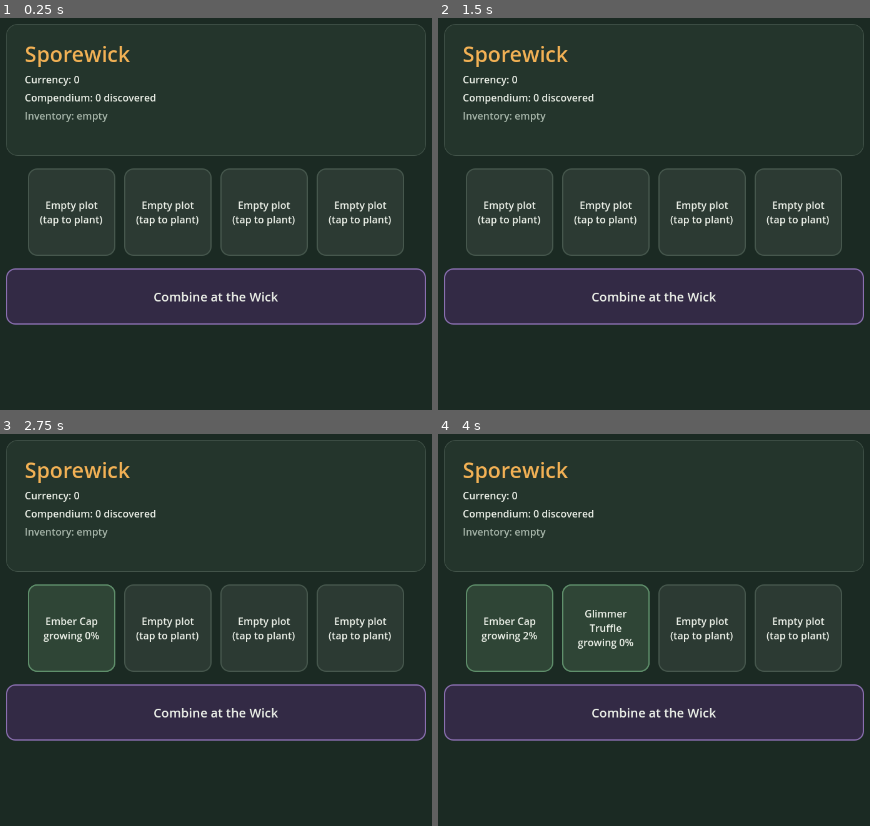
Above: before the commit, frames 1-4 (two rows, left to right).
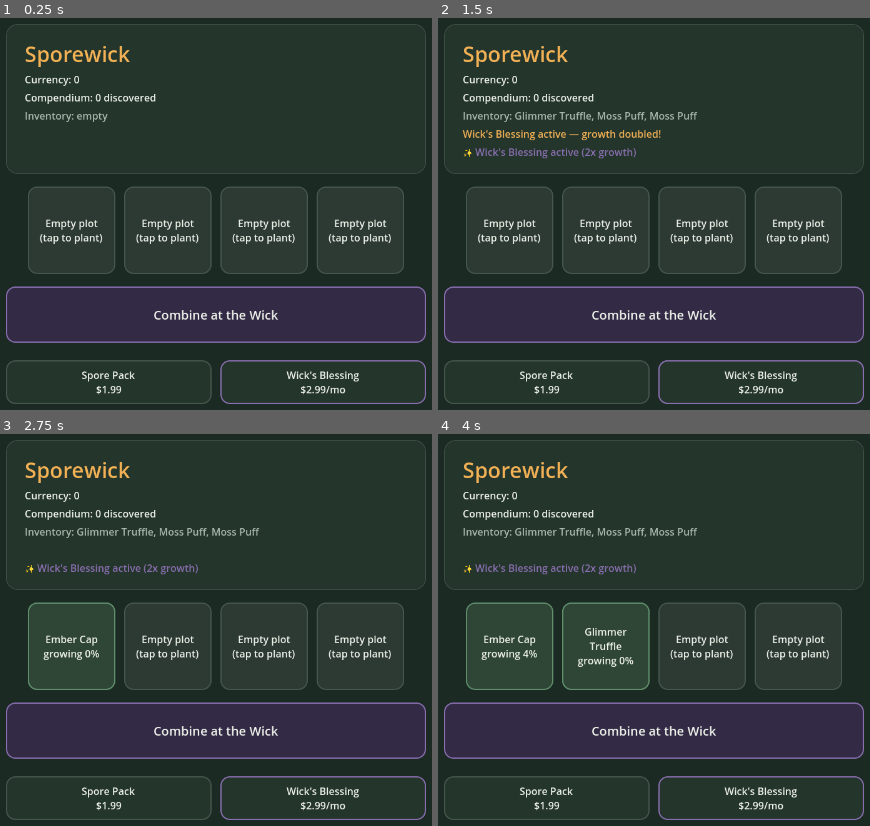
Above: after the commit, the same moments.

Repository: acophisoph/Game-Factory
Game: Godot game, scene res://scenes/Main.tscn
Same seed, same stepped clock (60 frames per second), same inputs: the game is played once before the commit and once after it.
Inputs (mouse positions are in pixels of both pictures, inside the frame that each line leads up to):
- Up to frame 1 (0.25 s): no input
- Up to frame 2 (1.5 s): click (546, 382) at 0.5 s, where only the run after the commit has a clickable "Spore Pack $1.99"; click (762, 382) at 1.25 s, where only the run after the commit has a clickable "Wick's Blessing $2.99/mo"
- Up to frame 3 (2.75 s): click "Empty plot (tap to plant)" at 2 s
- Up to frame 4 (4 s): click "Ember Cap growing 0%" at 2.75 s; click "Empty plot (tap to plant)" at 3.5 s

The runs differ from the first frame. In frame 1, 15% of the frame differs, in the area x 1-99%, y 33-99%; in frame 2, 16%; in frame 3, 17%; in frame 4, 18%, in the area x 1-99%, y 23-99%.

Commit message:
Run #4: perf sanity check + RevenueCat purchase-manager scaffolding
Merged PR #2's still-unmerged branch (gxyo11, which already contained
PR #1) into this run's branch first, per STATE.md's note, so this run
continues from the actual latest progress instead of redoing it.

- Perf: headless autopilot now samples Performance.TIME_PROCESS after
  the full loop and asserts it's sane (~92ms/frame under this
  container's software-rendered llvmpipe — explicitly caveated in
  STATE.md as not representative of a real device).
- RevenueCat: added purchase_manager.gd, an autoload wrapping the
  documented public API of the MIT-licensed godot-x/revenuecat plugin
  (logged in ASSET_LOG.md) behind a stub, since that plugin's native
  binaries only run on iOS/Android exports and can't be loaded in this
  Linux sandbox. Wired into two real gameplay effects matching the
  game's original monetization pitch: a one-off Spore Pack (+3
  inventory spores) and a Wick's Blessing subscription (halves plot
  growth time while active). Logged both names in NAME_CHECK.md.
- Extended the headless autopilot to buy both products through the
  real purchase_package() code path and assert their real gameplay
  effects — 35/35 assertions pass, two new screenshots confirm the
  shop UI and blessing indicator render correctly.
- STATE.md spells out exactly what's real vs. what still needs a
  human (RevenueCat project/API keys, store product IDs, on-device
  purchase testing) — not marking the RevenueCat checklist item fully
  done.
- Today's social snippets in SOCIAL_SNIPPETS/2026-09-17.md.

Co-Authored-By: Claude Sonnet 5 <noreply@anthropic.com>
Claude-Session: https://claude.ai/code/session_01CxGKmHNCL6yfYzAPvXJ3Lt

Diff:
--- a/game/sporewick/project.godot
+++ b/game/sporewick/project.godot
@@ -11,6 +11,10 @@
 config/features=PackedStringArray("4.3", "Mobile")
 config/icon="res://icon.svg"
 
+[autoload]
+
+Purchases="*res://scripts/purchase_manager.gd"
+
 [display]
 
 window/size/viewport_width=720
--- a/game/sporewick/scripts/main.gd
+++ b/game/sporewick/scripts/main.gd
@@ -58,7 +58,10 @@
 var _compendium_label: Label
 var _inventory_label: Label
 var _status_label: Label
+var _blessing_label: Label
 var _wick_button: Button
+var _spore_pack_button: Button
+var _blessing_button: Button
 
 var autopilot_ok := true
 
@@ -88,6 +91,14 @@
 	if not is_verify:
 		_load_game()
 
+	Purchases.purchase_result.connect(_on_purchase_result)
+	Purchases.customer_info_changed.connect(_on_customer_info_changed)
+	# Real API keys are a human-managed secret, not something this repo can
+	# generate or verify — see STATE.md "RevenueCat setup still needed".
+	# Empty string is a safe no-op in stub mode (the only mode this sandbox
+	# can run); swapping in a real key does not require any other code change.
+	Purchases.initialize("")
+
 	_build_ui()
 	_refresh_ui()
 
@@ -105,11 +116,21 @@
 	for plot in plots:
 		if plot.state == PlotState.GROWING:
 			plot.timer += delta
-			if plot.timer >= _active_grow_seconds:
+			if plot.timer >= _effective_grow_seconds():
 				plot.state = PlotState.READY
 				changed = true
 	if changed:
 		_refresh_ui()
+
+
+# Wick's Blessing (subscription IAP, see purchase_manager.gd) halves the
+# time a plot needs to grow. Read live off the entitlement rather than
+# cached, so growth speeds up/slows down immediately as the subscription
+# state changes (purchase, restore, expiry).
+func _effective_grow_seconds() -> float:
+	if Purchases.has_entitlement(Purchases.ENTITLEMENT_BLESSING):
+		return _active_grow_seconds / 2.0
+	return _active_grow_seconds
 
 
 func plant_at(i: int, forced_type: String = "") -> bool:
@@ -215,7 +236,7 @@
 	for plot in plots:
 		if plot.state == PlotState.GROWING:
 			plot.timer += elapsed
-			if plot.timer >= _active_grow_seconds:
+			if plot.timer >= _effective_grow_seconds():
 				plot.state = PlotState.READY
 
 
@@ -302,6 +323,10 @@
 	_status_label.add_theme_color_override("font_color", COLOR_READY_BORDER)
 	top_box.add_child(_status_label)
 
+	_blessing_label = Label.new()
+	_blessing_label.add_theme_color_override("font_color", COLOR_WICK_BORDER)
+	top_box.add_child(_blessing_label)
+
 	var plots_box := HBoxContainer.new()
 	plots_box.alignment = BoxContainer.ALIGNMENT_CENTER
 	plots_box.add_theme_constant_override("separation", 14)
@@ -330,6 +355,33 @@
 	_style_plot_button(_wick_button, COLOR_WICK_BG, COLOR_WICK_BORDER)
 	wick_margin.add_child(_wick_button)
 
+	# --- Shop (RevenueCat-backed IAPs, see purchase_manager.gd) ---
+	var shop_margin := MarginContainer.new()
+	shop_margin.add_theme_constant_override("margin_left", 24)
+	shop_margin.add_theme_constant_override("margin_right", 24)
+	shop_margin.add_theme_constant_override("margin_top", 8)
+	root.add_child(shop_margin)
+
+	var shop_box := HBoxContainer.new()
+	shop_box.add_theme_constant_override("separation", 14)
+	shop_margin.add_child(shop_box)
+
+	_spore_pack_button = Button.new()
+	_spore_pack_button.custom_minimum_size = Vector2(0, 70)
+	_spore_pack_button.size_flags_horizontal = Control.SIZE_EXPAND_FILL
+	_spore_pack_button.text = "Spore Pack\n$1.99"
+	_spore_pack_button.pressed.connect(_on_spore_pack_pressed)
+	_style_plot_button(_spore_pack_button, COLOR_PANEL, COLOR_EMPTY_BORDER)
+	shop_box.add_child(_spore_pack_button)
+
+	_blessing_button = Button.new()
+	_blessing_button.custom_minimum_size = Vector2(0, 70)
+	_blessing_button.size_flags_horizontal = Control.SIZE_EXPAND_FILL
+	_blessing_button.text = "Wick's Blessing\n$2.99/mo"
+	_blessing_button.pressed.connect(_on_blessing_pressed)
+	_style_plot_button(_blessing_button, COLOR_PANEL, COLOR_WICK_BORDER)
+	shop_box.add_child(_blessing_button)
+
 
 func _on_plot_pressed(i: int) -> void:
 	match plots[i].state:
@@ -346,11 +398,46 @@
 		_status_label.text = "Need 2 harvested spores to combine."
 
 
+func _on_spore_pack_pressed() -> void:
+	Purchases.purchase_package(Purchases.OFFERING_ID, Purchases.PACKAGE_SPORE_PACK)
+
+
+func _on_blessing_pressed() -> void:
+	Purchases.purchase_package(Purchases.OFFERING_ID, Purchases.PACKAGE_SUBSCRIPTION)
+
+
+# Handles the result of any IAP, real (native RevenueCat) or stubbed (see
+# purchase_manager.gd) — the game logic doesn't know or care which.
+func _on_purchase_result(package_id: String, success: bool, info: Dictionary) -> void:
+	if not success:
+		_status_label.text = "Purchase failed — please try again."
+		return
+	var message := ""
+	match package_id:
+		Purchases.PACKAGE_SPORE_PACK:
+			var granted: Array = info.get("granted_spores", [])
+			for spore_type in granted:
+				inventory.append(spore_type)
+			message = "Spore Pack: +%d spores!" % granted.size()
+			_save_game()
+		Purchases.PACKAGE_SUBSCRIPTION:
+			message = "Wick's Blessing active — growth doubled!"
+	# _refresh_ui() clears _status_label as part of its normal redraw, so
+	# the purchase message has to be applied after it, not before.
+	_refresh_ui()
+	_status_label.text = message
+
+
+func _on_customer_info_changed(_info: Dictionary) -> void:
+	_refresh_ui()
+
+
 func _refresh_ui() -> void:
 	_status_label.text = ""
 	_currency_label.text = "Currency: %d" % currency
 	_compendium_label.text = "Compendium: %d discovered" % compendium.size()
 	_inventory_label.text = "Inventory: %s" % (", ".join(inventory) if inventory.size() > 0 else "empty")
+	_blessing_label.text = "✨ Wick's Blessing active (2x growth)" if Purchases.has_entitlement(Purchases.ENTITLEMENT_BLESSING) else ""
 
 	for i in range(PLOT_COUNT):
 		var plot = plots[i]
@@ -360,7 +447,7 @@
 				btn.text = "Empty plot\n(tap to plant)"
 				_style_plot_button(btn, COLOR_EMPTY_BG, COLOR_EMPTY_BORDER)
 			PlotState.GROWING:
-				var pct := int(100.0 * plot.timer / _active_grow_seconds)
+				var pct := int(100.0 * plot.timer / _effective_grow_seconds())
 				btn.text = "%s\ngrowing %d%%" % [plot.spore_type, pct]
 				_style_plot_button(btn, COLOR_GROWING_BG, COLOR_GROWING_BORDER)
 			PlotState.READY:
@@ -466,5 +553,55 @@
 	_refresh_ui()
 	await _screenshot(outdir, "07_offline_catchup")
 
+	# --- RevenueCat purchase flow (stub mode — see purchase_manager.gd for
+	# why this sandbox can't exercise the real native plugin) ---
+	_assert(not Purchases.has_entitlement(Purchases.ENTITLEMENT_BLESSING), "no entitlement before any purchase")
+	var inventory_before_pack := inventory.size()
+	var pack_result := await _await_purchase_package(Purchases.PACKAGE_SPORE_PACK, ["Ember Cap", "Moss Puff", "Glimmer Truffle"])
+	_assert(pack_result, "spore pack purchase reported success")
+	_assert(inventory.size() == inventory_before_pack + 3, "spore pack granted exactly 3 spores to inventory")
+	await _screenshot(outdir, "08_spore_pack_purchased")
+
+	var blessing_result := await _await_purchase_package(Purchases.PACKAGE_SUBSCRIPTION)
+	_assert(blessing_result, "wick's blessing purchase reported success")
+	_assert(Purchases.has_entitlement(Purchases.ENTITLEMENT_BLESSING), "entitlement active after subscription purchase")
+
+	_assert(plant_at(1, "Glimmer Truffle"), "plant plot 1 to verify boosted growth")
+	await get_tree().create_timer(_effective_grow_seconds() + 0.5).timeout
+	_assert(plots[1].state == PlotState.READY, "plot grew to ready in half the normal time with the blessing active")
+	_assert(_effective_grow_seconds() == _active_grow_seconds / 2.0, "effective grow time is halved while the blessing is active")
+	await _screenshot(outdir, "09_boosted_growth")
+
+	# --- Perf sanity check ---
+	# Software-rendered llvmpipe frame times here are NOT representative of
+	# a real mobile device's — this only guards against something being
+	# badly broken (e.g. an infinite loop or a leaked-node slowdown), and
+	# gives a same-environment baseline number to compare future runs
+	# against. See STATE.md for the honest caveat.
+	await get_tree().process_frame
+	var frame_ms := Performance.get_monitor(Performance.TIME_PROCESS) * 1000.0
+	print("Perf: TIME_PROCESS = %.2f ms/frame (software-rendered llvmpipe, not representative of a real device)" % frame_ms)
+	_assert(frame_ms < 500.0, "frame process time is sane (not hung/looping), even under slow software rendering")
+
 	print("Final state: currency=%d compendium=%s inventory=%s" % [currency, JSON.stringify(compendium), inventory])
 	print("--- Sporewick headless autopilot ", ("PASS" if autopilot_ok else "FAIL"), " ---")
+
+
+# Purchases.purchase_result is async-shaped (a signal) to match the real
+# native plugin's API even though the stub resolves it deferred rather than
+# over a real network round-trip. The listener is connected *before*
+# purchase_package() is called so this can't miss an emission that fires
+# before an `await` on the signal itself would start listening.
+func _await_purchase_package(package_id: String, forced_spore_types: Array = []) -> bool:
+	var outcome := {"done": false, "success": false}
+	var handler: Callable
+	handler = func(acked_id: String, success: bool, _info: Dictionary):
+		if acked_id == package_id:
+			outcome.done = true
+			outcome.success = success
+	Purchases.purchase_result.connect(handler)
+	Purchases.purchase_package(Purchases.OFFERING_ID, package_id, forced_spore_types)
+	while not outcome.done:
+		await get_tree().process_frame
+	Purchases.purchase_result.disconnect(handler)
+	return outcome.success
--- /dev/null
+++ b/game/sporewick/scripts/purchase_manager.gd
@@ -0,0 +1,149 @@
+extends Node
+
+# --- RevenueCat integration (run #4) ---
+#
+# Wraps the "GodotxRevenueCat" native plugin (MIT license,
+# https://github.com/godot-x/revenuecat — see ASSET_LOG.md) behind a stable
+# API so main.gd never has to know whether it's talking to the real native
+# SDK or a stand-in.
+#
+# That native plugin ships as an iOS .xcframework / Android .aar and
+# "functions exclusively on iOS and Android exports" (its own docs) — it
+# cannot load or run under a desktop/Linux build, which is all this sandbox
+# can execute. So the plugin's binaries are deliberately NOT vendored into
+# this repo yet (see STATE.md for what a human still needs to do to ship
+# with it for real). Until then, and for every headless-verify run, this
+# singleton runs in "stub mode": same method names and signals as the real
+# plugin's documented API, but purchases resolve locally and instantly
+# instead of talking to App Store/Play/RevenueCat's servers. Stub mode is
+# also what runs in the Godot editor/desktop during normal development.
+#
+# When the real addon is installed and exported for iOS/Android, this file
+# only needs its `_native` detection to find the singleton — no caller in
+# main.gd needs to change.
+
+signal offerings_ready(offering_id: String, packages: Array)
+signal purchase_result(package_id: String, success: bool, info: Dictionary)
+signal customer_info_changed(info: Dictionary)
+
+const NATIVE_SINGLETON_NAME := "GodotxRevenueCat"
+
+const OFFERING_ID := "default"
+const PACKAGE_SUBSCRIPTION := "wicks_blessing_monthly"
+const PACKAGE_SPORE_PACK := "spore_pack_small"
+const ENTITLEMENT_BLESSING := "wicks_blessing"
+
+var _native = null
+var _stub_entitlements := {}
+
+var is_stub_mode: bool:
+	get: return _native == null
+
+
+func _ready() -> void:
+	if Engine.has_singleton(NATIVE_SINGLETON_NAME):
+		_native = Engine.get_singleton(NATIVE_SINGLETON_NAME)
+		_native.connect("customer_info_changed", Callable(self, "_on_native_customer_info_changed"))
+		_native.connect("purchase_result", Callable(self, "_on_native_purchase_result"))
+		_native.connect("offerings", Callable(self, "_on_native_offerings"))
+
+
+# api_key comes from a human-managed config, not this repo — see STATE.md.
+# In stub mode this is a no-op (nothing to authenticate).
+func initialize(api_key: String) -> void:
+	if not is_stub_mode:
+		_native.initialize(api_key, "", true)
+
+
+func has_entitlement(entitlement_id: String) -> bool:
+	if not is_stub_mode:
+		return _native.has_entitlement(entitlement_id)
+	return _stub_entitlements.get(entitlement_id, false)
+
+
+func fetch_offerings() -> void:
+	if not is_stub_mode:
+		_native.fetch_offerings()
+		return
+	# Canned offering matching the two products this game actually sells,
+	# so UI code and the headless autopilot can exercise the real fetch ->
+	# display path without a network call.
+	var packages := [
+		{"id": PACKAGE_SUBSCRIPTION, "title": "Wick's Blessing", "description": "Doubles spore growth speed while active.", "price": "$2.99/mo"},
+		{"id": PACKAGE_SPORE_PACK, "title": "Spore Pack", "description": "Instantly adds 3 spores to your inventory.", "price": "$1.99"},
+	]
+	# Deferred so a caller that does `await Purchases.offerings_ready` right
+	# after calling fetch_offerings() (the natural pattern for a real,
+	# genuinely async network call) doesn't miss an emission that already
+	# fired earlier in the same call stack.
+	call_deferred("_emit_offerings_ready", OFFERING_ID, packages)
+
+
+# forced_spore_types lets the headless autopilot make the spore-pack grant
+# deterministic, the same pattern main.gd's plant_at() already uses for
+# forced_type — it still runs the real purchase/grant code path, only the
+# RNG pick is bypassed.
+func purchase_package(offering_id: String, package_id: String, forced_spore_types: Array = []) -> void:
+	if not is_stub_mode:
+		_native.purchase_package(offering_id, package_id)
+		return
+
+	# Stub purchases always "succeed" — this sandbox can't reach a real
+	# store, so failure-path handling (declined card, cancelled sheet,
+	# network error) is untested here and flagged in STATE.md for
+	# on-device testing once the real plugin is wired in.
+	var info := {}
+	match package_id:
+		PACKAGE_SUBSCRIPTION:
+			_stub_entitlements[ENTITLEMENT_BLESSING] = true
+			info = {"entitlement": ENTITLEMENT_BLESSING, "active": true}
+			call_deferred("_emit_customer_info_changed", info)
+		PACKAGE_SPORE_PACK:
+			var granted: Array = forced_spore_types.duplicate()
+			while granted.size() < 3:
+				granted.append(["Ember Cap", "Moss Puff", "Glimmer Truffle"][randi() % 3])
+			info = {"granted_spores": granted}
+		_:
+			call_deferred("_emit_purchase_result", package_id, false, {"error": "unknown package_id"})
+			return
+	# Deferred for the same reason as offerings_ready above: a caller that
+	# calls purchase_package() and then `await`s purchase_result in the
+	# next statement (the natural pattern for a real async purchase sheet)
+	# must not miss an emission that already happened earlier in the same
+	# call stack.
+	call_deferred("_emit_purchase_result", package_id, true, info)
+
+
+func restore_purchases() -> void:
+	if not is_stub_mode:
+		_native.restore_purchases()
+		return
+	call_deferred("_emit_customer_info_changed", {"restored": true, "entitlements": _stub_entitlements.duplicate()})
+
+
+func _on_native_customer_info_changed(info: Dictionary) -> void:
+	customer_info_changed.emit(info)
+
+
+func _on_native_purchase_result(package_id: String, success: bool, info: Dictionary) -> void:
+	purchase_result.emit(package_id, success, info)
+
+
+func _on_native_offerings(offering_id: String, packages: Array) -> void:
+	offerings_ready.emit(offering_id, packages)
+
+
+# --- Deferred-emit helpers (stub mode only) ---
+# call_deferred() needs a plain method name to invoke, it can't target a
+# Signal's .emit() directly, hence these tiny wrappers.
+
+func _emit_offerings_ready(offering_id: String, packages: Array) -> void:
+	offerings_ready.emit(offering_id, packages)
+
+
+func _emit_purchase_result(package_id: String, success: bool, info: Dictionary) -> void:
+	purchase_result.emit(package_id, success, info)
+
+
+func _emit_customer_info_changed(info: Dictionary) -> void:
+	customer_info_changed.emit(info)
Binary file changed: game/sporewick/verification_output/00_start.png
Binary file changed: game/sporewick/verification_output/01_planted.png
Binary file changed: game/sporewick/verification_output/02_grown.png
Binary file changed: game/sporewick/verification_output/03_harvested.png
Binary file changed: game/sporewick/verification_output/04_combined.png
Binary file changed: game/sporewick/verification_output/05_same_type_combined.png
Binary file changed: game/sporewick/verification_output/06_reloaded.png
Binary file changed: game/sporewick/verification_output/07_offline_catchup.png
Binary file added: game/sporewick/verification_output/08_spore_pack_purchased.png
Binary file added: game/sporewick/verification_output/09_boosted_growth.png
Not shown, changed: ASSET_LOG.md
Not shown, changed: NAME_CHECK.md
(and 2 more such lines)
